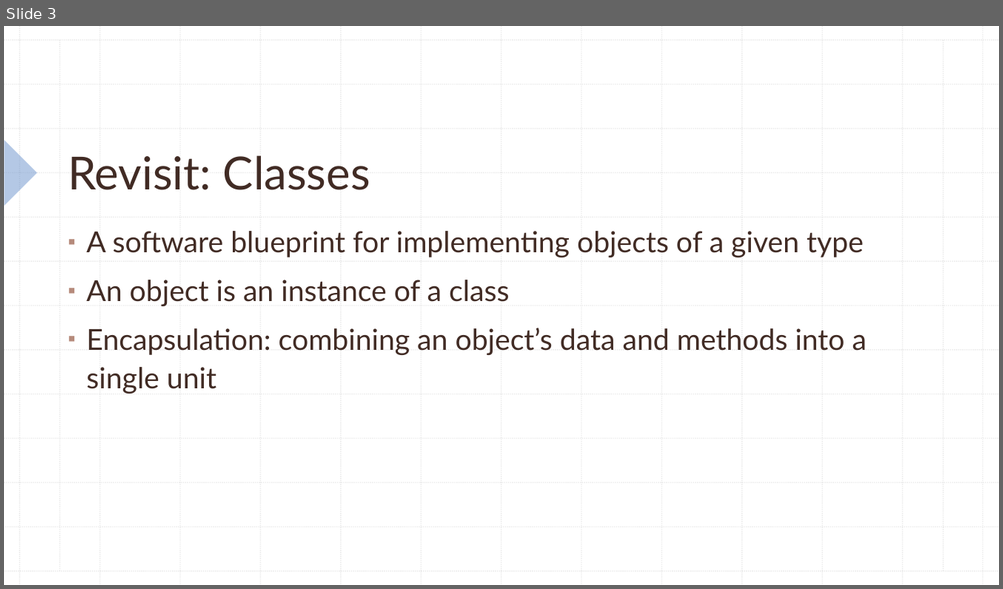
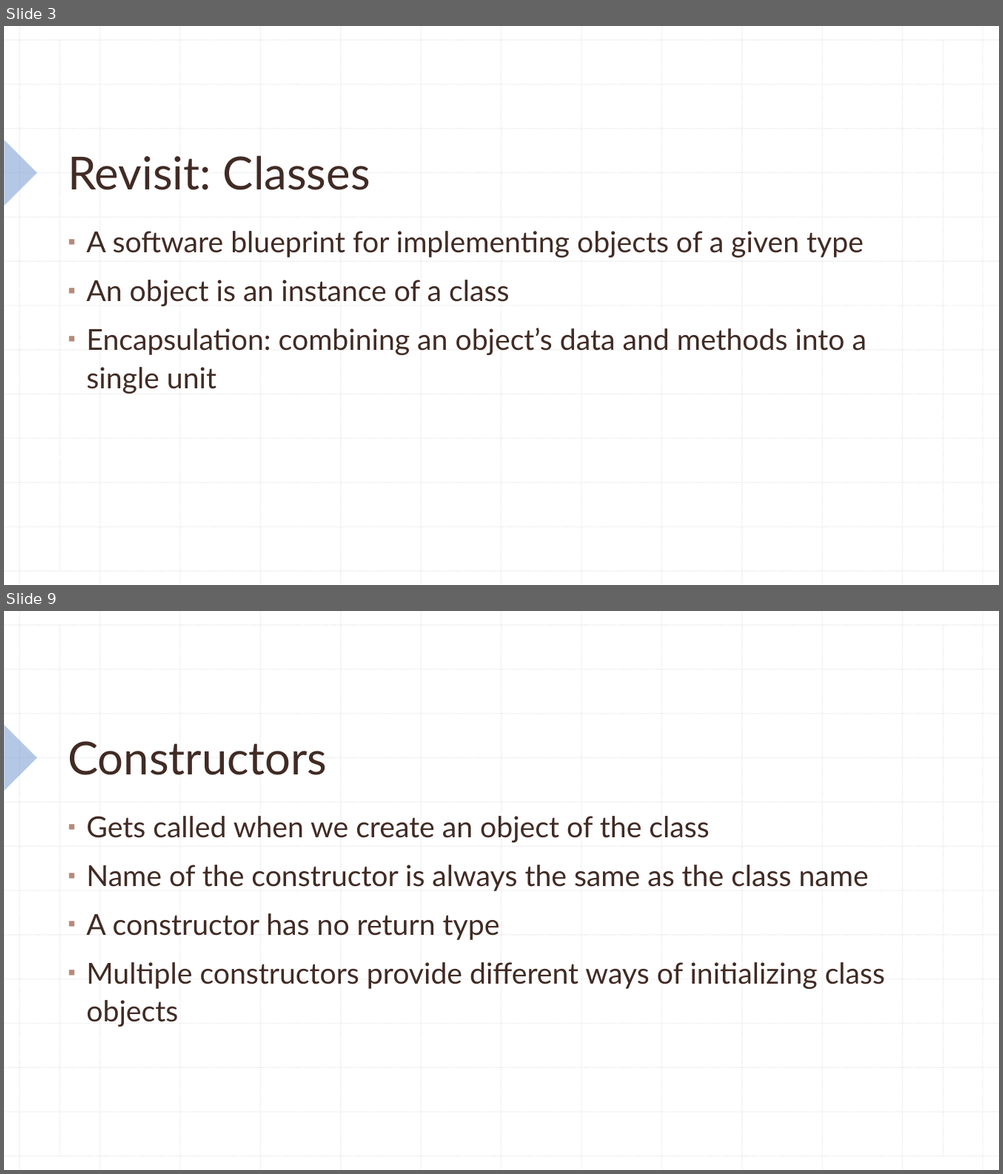
Before and after one commit to KarinaSang/Teaching, a slide deck: AP Java/Week3/Week3.pptx. Shown one above the other, each under a label of ours: slide 3 before the commit, slides 3 and 9 after it; the slides between them are not shown. The pictures are 1003x589 and 1003x1174 pixels, drawn with LibreOffice and Linux fonts; fonts in the diff are those of the drawing. Boxes give left, top, right and bottom in pixels: in the first picture for what was removed or moved away, otherwise in the second. Text is boxed around its words. In the diff, an @@ line names an element or a change of style, - is before the commit and + after.

```diff
--- a/AP Java/Week3/Week3.pptx
+++ b/AP Java/Week3/Week3.pptx
@@ slide 9 added at [4, 611, 999, 1170], background #FFFFFF; not listed: 29 template elements that a slide beside it also shows @@
@@ title added at [68, 741, 327, 775], 44 pt, text #412B24 @@
+Constructors
@@ text added at [86, 816, 885, 1027], 28 pt, text #412B24 @@
+▪ Gets called when we create an object of the class
+▪ Name of the constructor is always the same as the class name
+▪ A constructor has no return type
+▪ Multiple constructors provide different ways of initializing class objects
```
Also in this commit, not shown: 27 other slides added, 6 other files.
